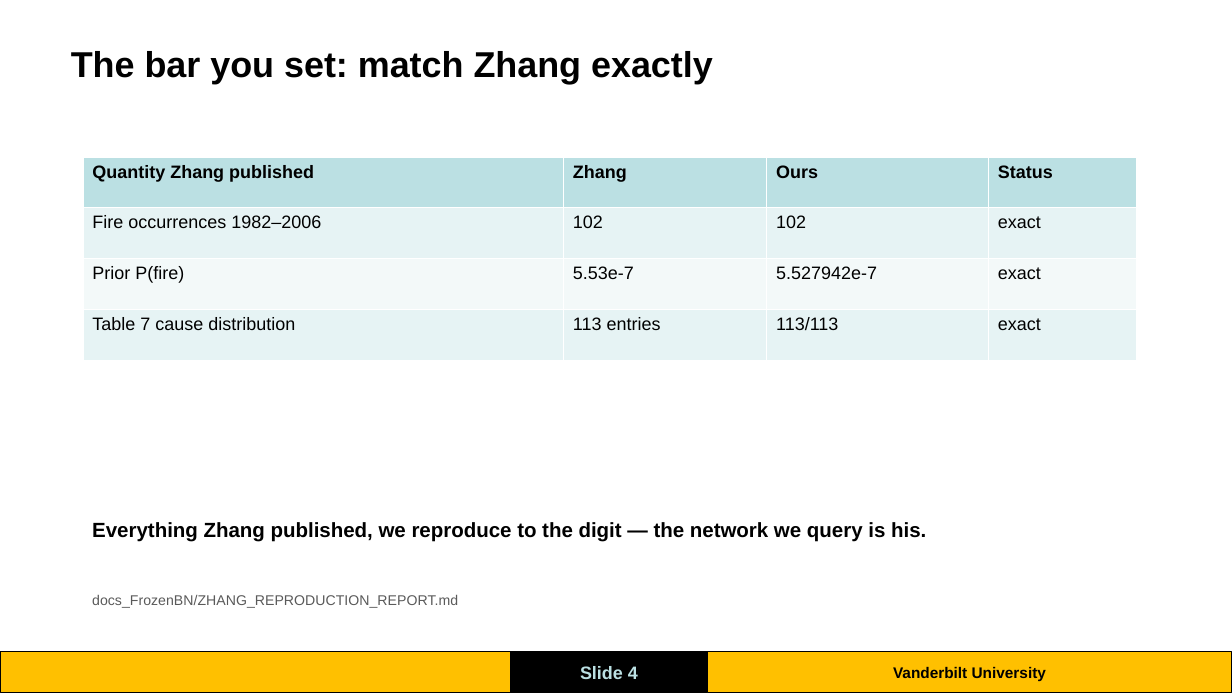
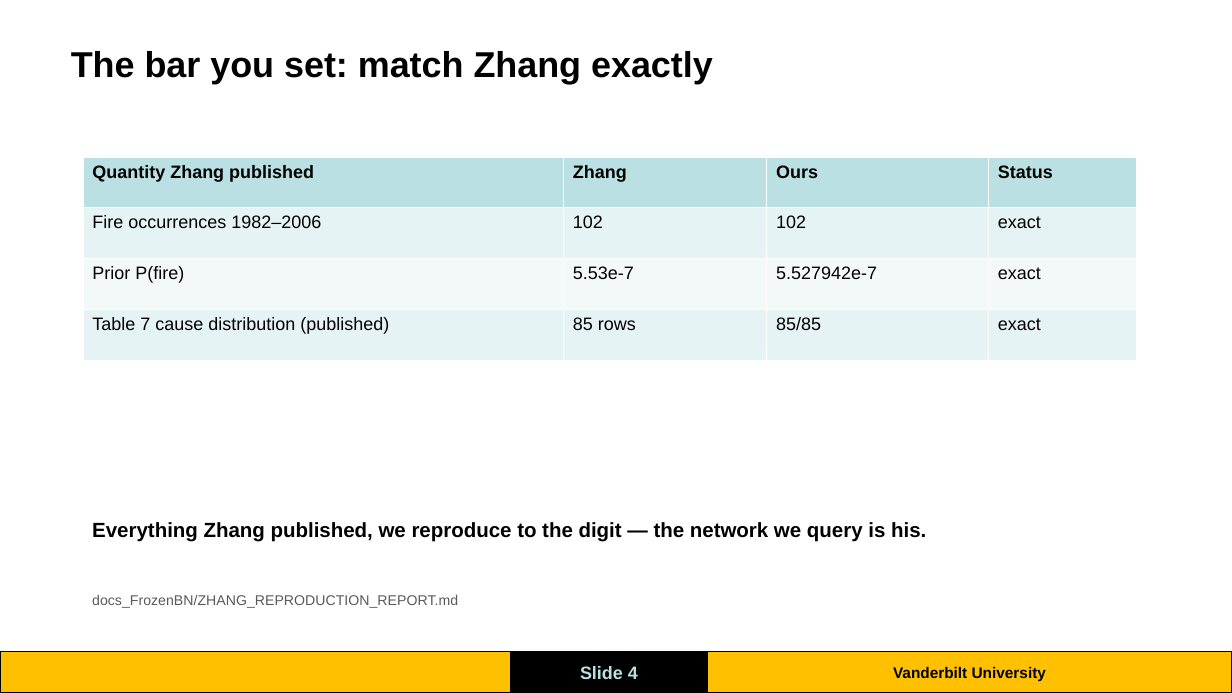
Before and after one commit to Kshetkar1/NTSB-aviation-diagnosis-Transformers-Project, a slide deck: slide 4 of Frozen-BN-Narrative-Evidence-2026-07-20/presentations_FrozenBN/maha_jul31_update.pptx. Drawn at 1232x693 pixels with LibreOffice and Linux fonts; fonts in the diff are those of the drawing; background and template pictures are left out. Boxes give left, top, right and bottom in pixels: in the first picture for what was removed or moved away, otherwise in the second. Text is boxed around its words. In the diff, an @@ line names an element or a change of style, - is before the commit and + after.

```diff
--- a/Frozen-BN-Narrative-Evidence-2026-07-20/presentations_FrozenBN/maha_jul31_update.pptx
+++ b/Frozen-BN-Narrative-Evidence-2026-07-20/presentations_FrozenBN/maha_jul31_update.pptx
@@ table at (83, 157, 1137, 360) @@
-row 4: Table 7 cause distribution | 113 entries | 113/113 | exact
+row 4: Table 7 cause distribution (published) | 85 rows | 85/85 | exact
```
Also in this commit, not shown: 1 other slide changed, 11 other files.
